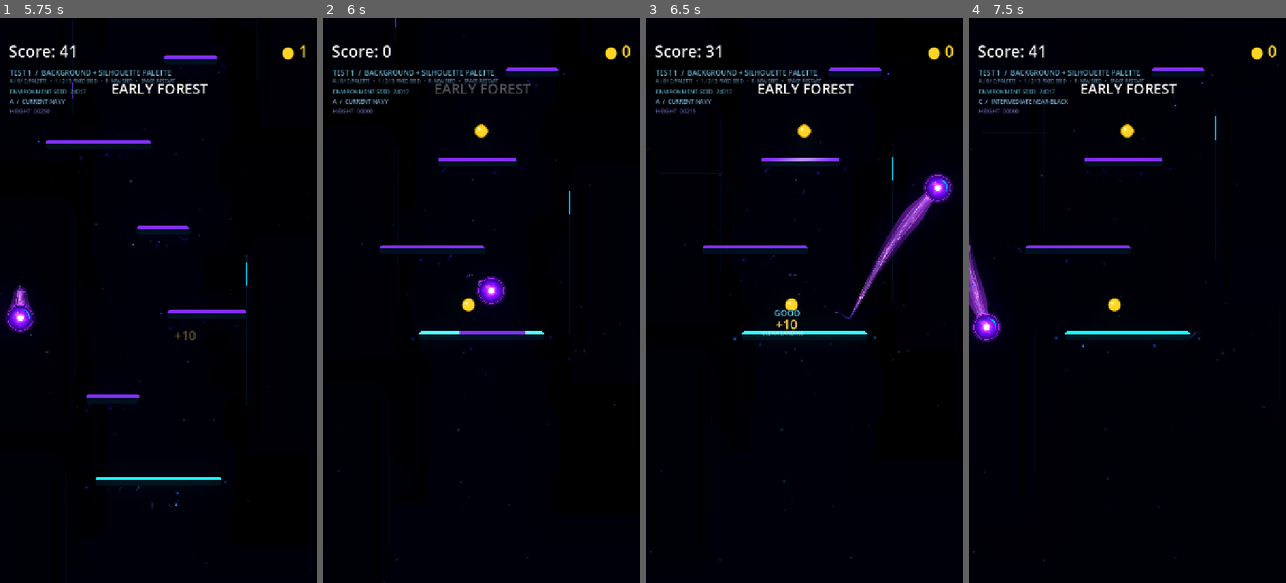
Above: before the commit, frames 1-4 (left to right).
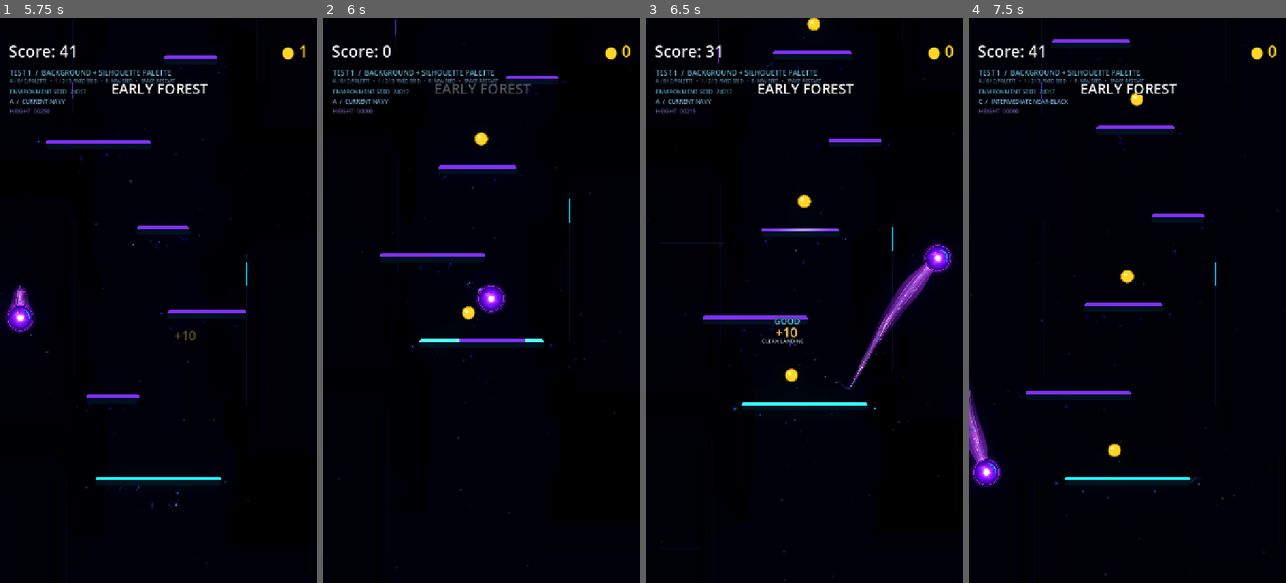
Above: after the commit, the same moments.

Repository: Kryodo/TowerJump
Game: Godot game, scene res://scenes/environment_architecture_test_room.tscn
Two runs of this game, one before a commit and one after it. Both use one fixed random seed, a clock stepped at 60 frames per second and the inputs below. This scene is started directly instead of the project's main scene.
Inputs (mouse positions are in pixels of both pictures, inside the frame that each line leads up to):
- Up to frame 1 (5.75 s): tap Enter at 0.5 s; move the mouse to (142, 413) at 0.52 s; hold Right (ui_right) 0.53-1.25 s; tap B at 0.6 s; click (142, 413) at 0.67 s; tap Space at 0.77, 4.52 s; drag from (253, 385) to (142, 413) at 1.27 s; move the mouse to (63, 215) at 2.02 s; hold Left (ui_left) 2.03-2.75 s; tap R at 2.1 s; click "Nochmal spielen" at 2.75 s; drag from (174, 300) to (155, 119) at 3.52 s; move the mouse to (110, 159) at 4.27 s; hold Left (ui_left) 4.28-5 s; tap 2 at 4.35 s; drag from (228, 272) to (110, 159) at 5.02 s
- Up to frame 2 (6 s): move the mouse to (418, 328) at 5.77 s; hold Right (ui_right) from 5.78 s (still down); tap Enter at 5.85 s; click (418, 328) at 5.92 s
- Up to frame 3 (6.5 s): keep holding Right (ui_right)
- Up to frame 4 (7.5 s): release Right (ui_right) at 6.5 s; drag from (1159, 176) to (1064, 328) at 6.52 s; move the mouse to (1111, 413) at 7.27 s; hold Right (ui_right) from 7.28 s (still down); tap C at 7.35 s

Frame 1 is identical in both runs. In frame 2, 2.5% of the frame differs, in the area x 4-98%, y 0-98%; in frame 3, 5.7%, in the area x 0-98%, y 0-100%; in frame 4, 5.2%.

Commit message:
Keep D far masses identical to C

Diff:
--- a/scripts/procedural_architecture_draw_layer.gd
+++ b/scripts/procedural_architecture_draw_layer.gd
@@ -47,7 +47,7 @@
 
 func _far_mass_color(index: int) -> Color:
 	match palette_variant:
-		PaletteVariant.REVERSED_VOID:
+		PaletteVariant.REVERSED_VOID, PaletteVariant.INTERMEDIATE_BLUE_BLACK_MID_CONTRAST:
 			# Reverse the existing roles: old game background becomes the far
 			# silhouette fill. Keep only a tiny variation between masses.
 			return Color(0.007843138, 0.023529412, 0.050980393, 0.98) if index % 3 == 0 else Color(0.007843138, 0.019607844, 0.043137256, 0.98)
